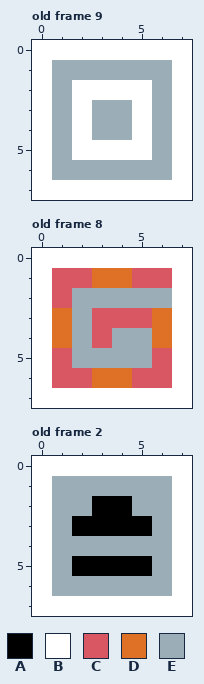
Pixel-art file: data/sprites/machines.ase. That is the earlier state.
8x8 pixels, 9 frames. Shown: old frame 9, old frame 8, old frame 2. The commit also changed other frames, which this record leaves out.
Palette (. is transparent): A #000000  B #ffffff  C #d95763  D #df7126  E #9badb7
Pixels before, old frame 9, first column x 0:
0 BBBBBBBB
1 BEEEEEEB
2 BEBBBBEB
3 BEBEEBEB
4 BEBEEBEB
5 BEBBBBEB
6 BEEEEEEB
7 BBBBBBBB
Pixels before, old frame 8, first column x 0:
0 BBBBBBBB
1 BCCDDCCB
2 BCEEEEEB
3 BDECCCDB
4 BDECEEDB
5 BCEEEECB
6 BCCDDCCB
7 BBBBBBBB
Pixels before, old frame 2, first column x 0:
0 BBBBBBBB
1 BEEEEEEB
2 BEEAAEEB
3 BEAAAAEB
4 BEEEEEEB
5 BEAAAAEB
6 BEEEEEEB
7 BBBBBBBB
The same view after the edit:
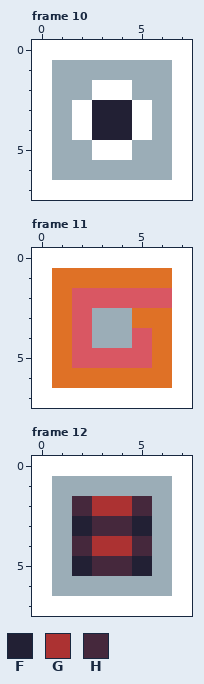
Colours new in this view: F #222034  G #ac3232  H #45283c
A new or re-ordered frame is compared with the old frame closest to it.
Difference:
frames 9 -> 19
Frame 10 is new; against old frame 9:
Colour B gives way to colour E in row 2 at x 2 and 5; in row 5 at x 2 and 5.
Colour E gives way to colour F in rows 3 to 4 at x 3 to 4.
Frame 11 is new; against old frame 8:
Colour E gives way to colour C in row 2 at x 2 to 6; in row 3 at x 2; in row 4 at x 2 and 5; in row 5 at x 2 to 5.
Colour C gives way to colour D in row 1 at x 1 to 2 and 5 to 6; in row 2 at x 1; in row 3 at x 5; in row 5 at x 1 and 6; in row 6 at x 1 to 2 and 5 to 6.
Colour C gives way to colour E in row 3 at x 3 to 4; in row 4 at x 3.
Frame 12 is new; against old frame 2:
Colour A gives way to colour F in row 3 at x 2 and 5; in row 5 at x 2 and 5.
Colour A gives way to colour G in row 2 at x 3 to 4.
Colour E gives way to colour G in row 4 at x 3 to 4.
Colour A gives way to colour H in row 3 at x 3 to 4; in row 5 at x 3 to 4.
Colour E gives way to colour H in row 2 at x 2 and 5; in row 4 at x 2 and 5.
